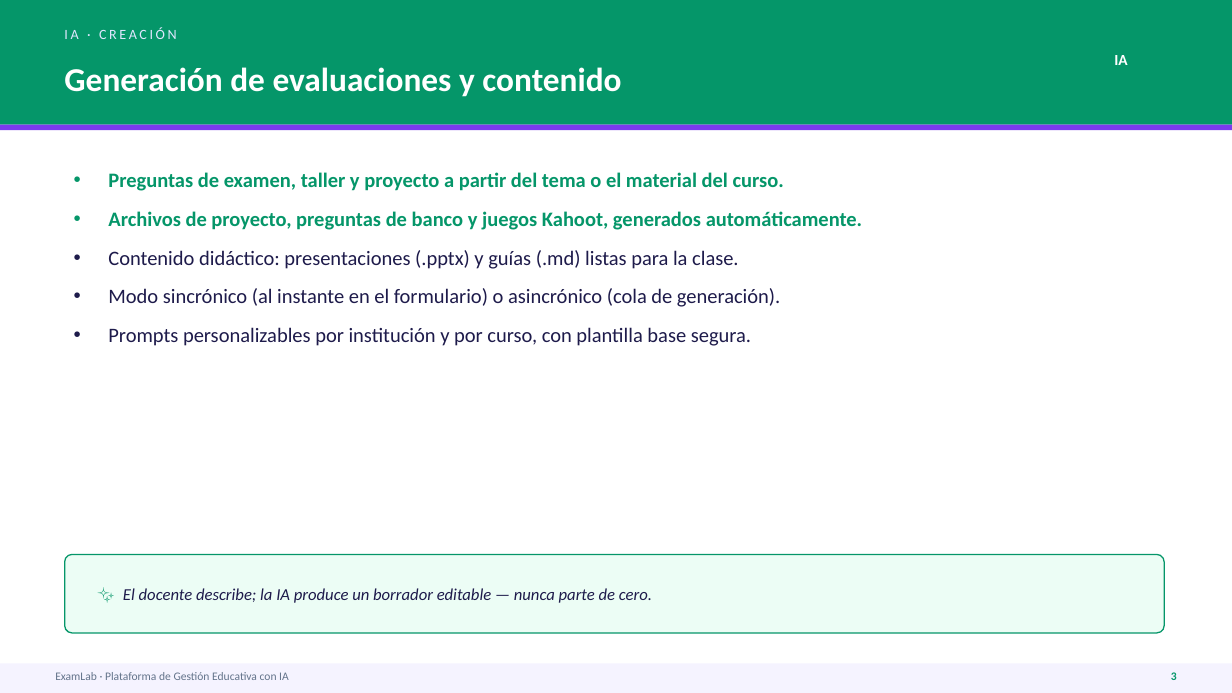
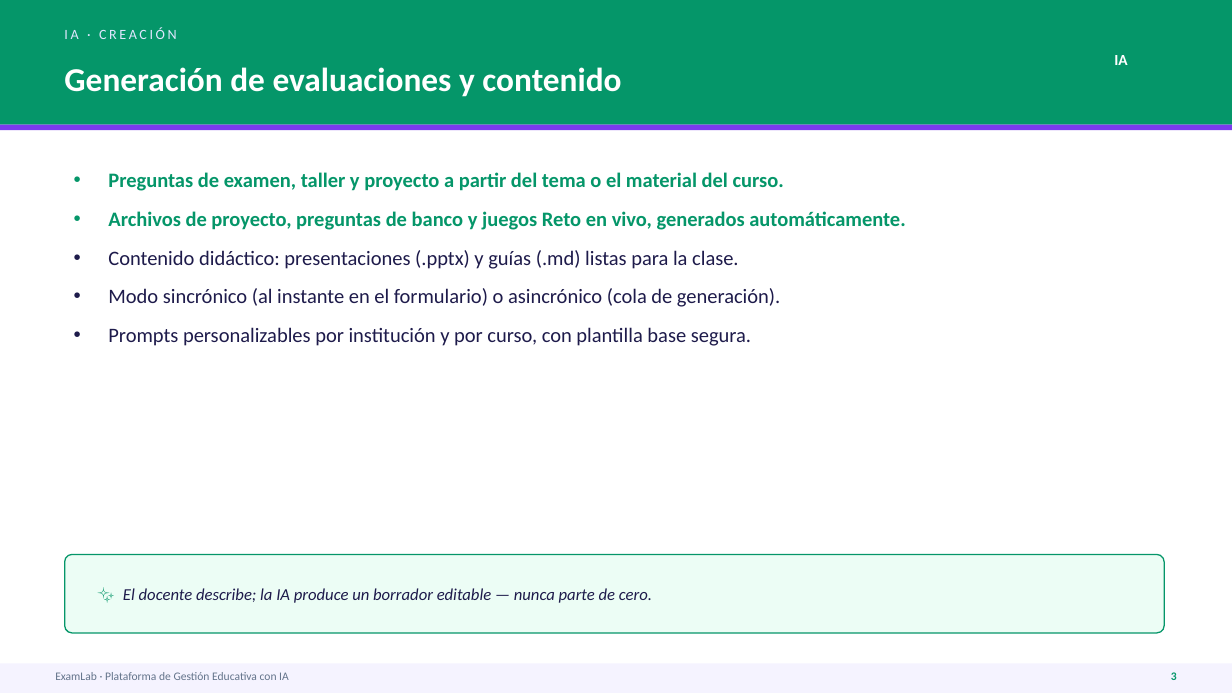
Before and after one commit to AndresDFX/examlab, a slide deck: slide 4 of docs/demos/presentacion/ExamLab-Presentacion-General.pptx. Drawn at 1232x693 pixels with LibreOffice and Linux fonts; fonts in the diff are those of the drawing. Boxes give left, top, right and bottom in pixels: in the first picture for what was removed or moved away, otherwise in the second. Text is boxed around its words. In the diff, an @@ line names an element or a change of style, - is before the commit and + after.

```diff
--- a/docs/demos/presentacion/ExamLab-Presentacion-General.pptx
+++ b/docs/demos/presentacion/ExamLab-Presentacion-General.pptx
@@ text at <box>108,211,905,230</box>: text changed @@
-• Archivos de proyecto, preguntas de banco y juegos Kahoot, generados automáticamente.
+• Archivos de proyecto, preguntas de banco y juegos Reto en vivo, generados automáticamente.
```
Also in this commit, not shown: 1 other slide changed, 17 other files.
